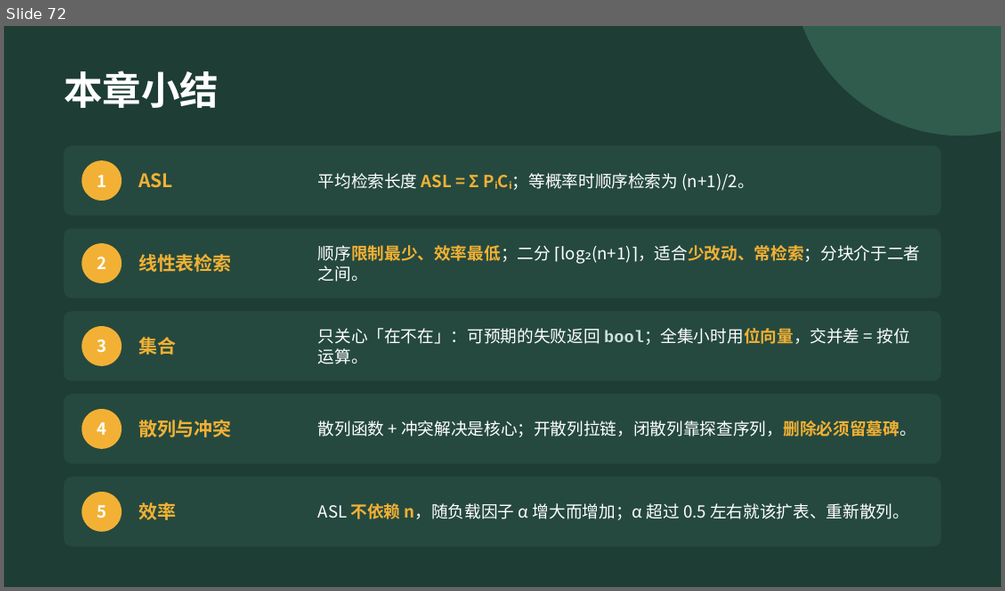
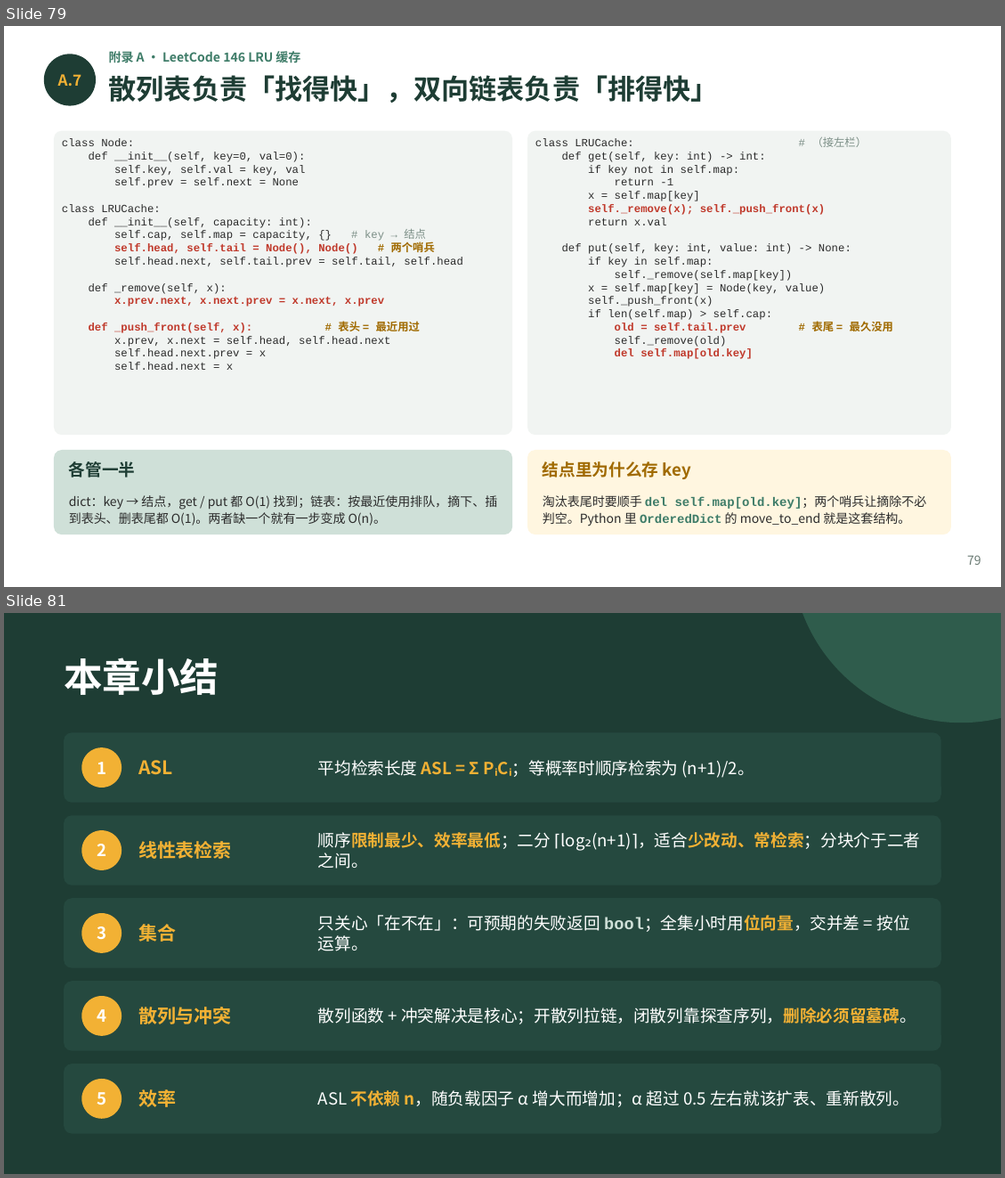
Before and after one commit to GMyhf/2026fall-cs201, a slide deck: courseware/202609_DSA_10_Search.pptx. Shown one above the other, each under a label of ours: slide 72 before the commit, slides 79 and 81 after it; the slides between them are not shown. The pictures are 1005x591 and 1005x1178 pixels, drawn with LibreOffice and Linux fonts; fonts in the diff are those of the drawing. Boxes give left, top, right and bottom in pixels: in the first picture for what was removed or moved away, otherwise in the second. Text is boxed around its words. In the diff, an @@ line names an element or a change of style, - is before the commit and + after.

```diff
--- a/courseware/202609_DSA_10_Search.pptx
+++ b/courseware/202609_DSA_10_Search.pptx
@@ slide 79 added at (x1=4, y1=26, x2=1001, y2=587), background #FFFFFF @@
@@ text added at (x1=109, y1=50, x2=300, y2=66), 9 pt, text #3E7C68, bold @@
+附录 A · LeetCode 146 LRU 缓存
@@ ellipse added at (x1=44, y1=54, x2=96, y2=106), fill #1E3D34 @@
@@ text added at (x1=58, y1=74, x2=82, y2=86), 11 pt, text #F2B134, bold @@
+A.7
@@ text added at (x1=109, y1=75, x2=720, y2=103), 20 pt, text #1E3D34, bold @@
+散列表负责「找得快」，双向链表负责「排得快」
@@ rounded rectangle added at (x1=54, y1=131, x2=512, y2=435), fill #F1F4F2 @@
@@ rounded rectangle added at (x1=527, y1=131, x2=951, y2=435), fill #F1F4F2 @@
@@ text added at (x1=62, y1=138, x2=463, y2=370), 7.9 pt, text #2B2B2B @@
+class Node:
+def __init__(self, key=0, val=0):
+self.key, self.val = key, val
+self.prev = self.next = None
+class LRUCache:
+def __init__(self, capacity: int):
+self.cap, self.map = capacity, {} # key → 结点
+self.head, self.tail = Node(), Node() # 两个哨兵
+self.head.next, self.tail.prev = self.tail, self.head
+def _remove(self, x):
+x.prev.next, x.next.prev = x.next, x.prev
+def _push_front(self, x): # 表头 = 最近用过
+x.prev, x.next = self.head, self.head.next
+self.head.next.prev = x
+self.head.next = x
@@ text added at (x1=535, y1=137, x2=893, y2=359), 7.9 pt, text #2B2B2B @@
+class LRUCache: # （接左栏）
+def get(self, key: int) -> int:
+if key not in self.map:
+return -1
+x = self.map[key]
+self._remove(x); self._push_front(x)
+return x.val
+def put(self, key: int, value: int) -> None:
+if key in self.map:
+self._remove(self.map[key])
+x = self.map[key] = Node(key, value)
+self._push_front(x)
+if len(self.map) > self.cap:
+old = self.tail.prev # 表尾 = 最久没用
+self._remove(old)
+del self.map[old.key]
@@ rounded rectangle added at (x1=54, y1=450, x2=512, y2=534), fill #CFE0D8 @@
@@ rounded rectangle added at (x1=527, y1=450, x2=951, y2=534), fill #FFF6E0 @@
@@ text added at (x1=69, y1=461, x2=136, y2=477), 12 pt, text #1E3D34, bold @@
+各管一半
@@ text added at (x1=542, y1=461, x2=691, y2=479), 12 pt, text #A06A00, bold @@
+结点里为什么存 key
@@ text added at (x1=69, y1=495, x2=497, y2=525), 9 pt, text #2B2B2B @@
+dict：key → 结点，get / put 都 O(1) 找到；链表：按最近使用排队，摘下、插到表头、删表尾都 O(1)。两者缺一个就有一步变成 O(n)。
@@ text added at (x1=542, y1=495, x2=927, y2=526), 9 pt, text #2B2B2B @@
+淘汰表尾时要顺手 del self.map[old.key]；两个哨兵让摘除不必判空。Python 里 OrderedDict 的 move_to_end 就是这套结构。
@@ text added at (x1=967, y1=555, x2=981, y2=564), 9 pt, text #6B7B74 @@
+79
@@ what was slide 72 is now slide 81 @@
```
Also in this commit, not shown: 2 slides changed, 8 other slides added, 2 other files.
